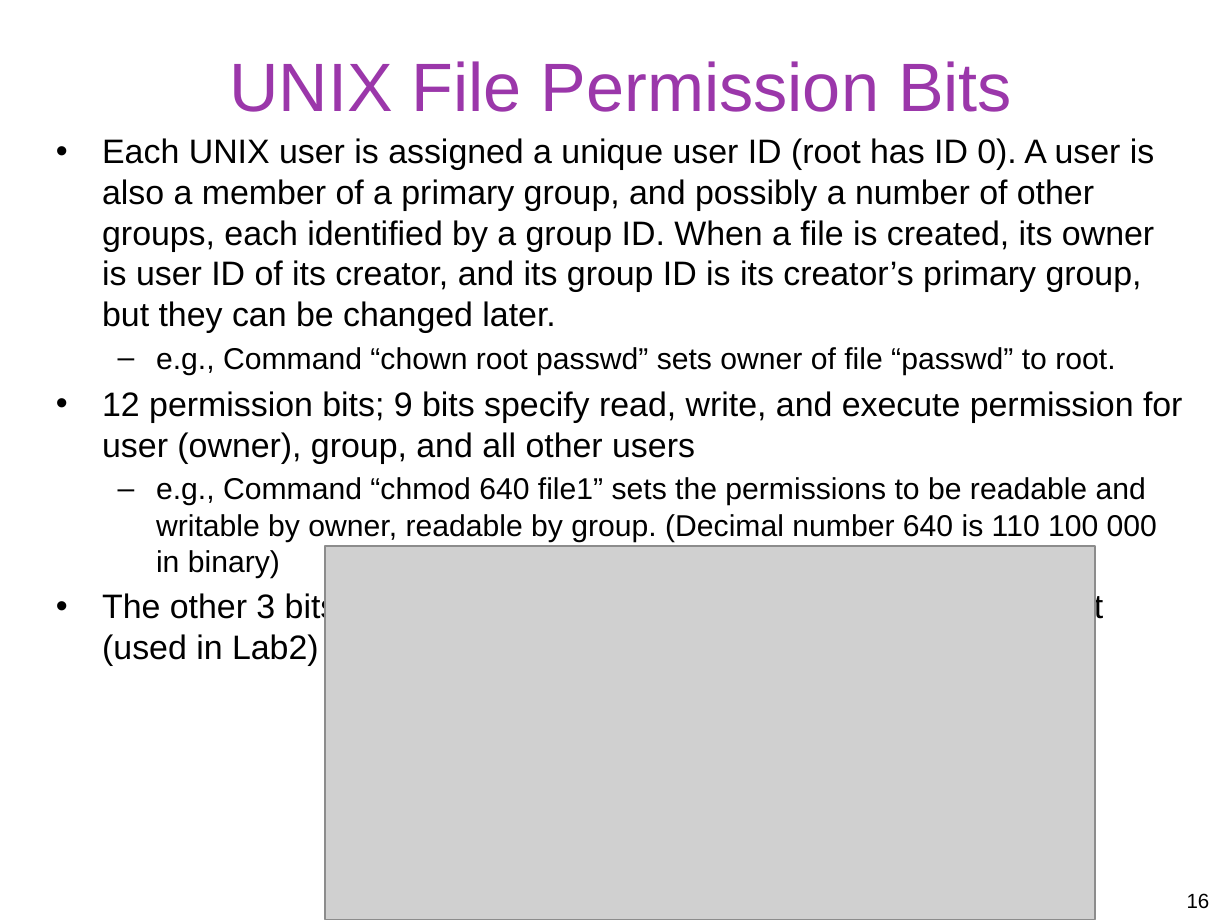
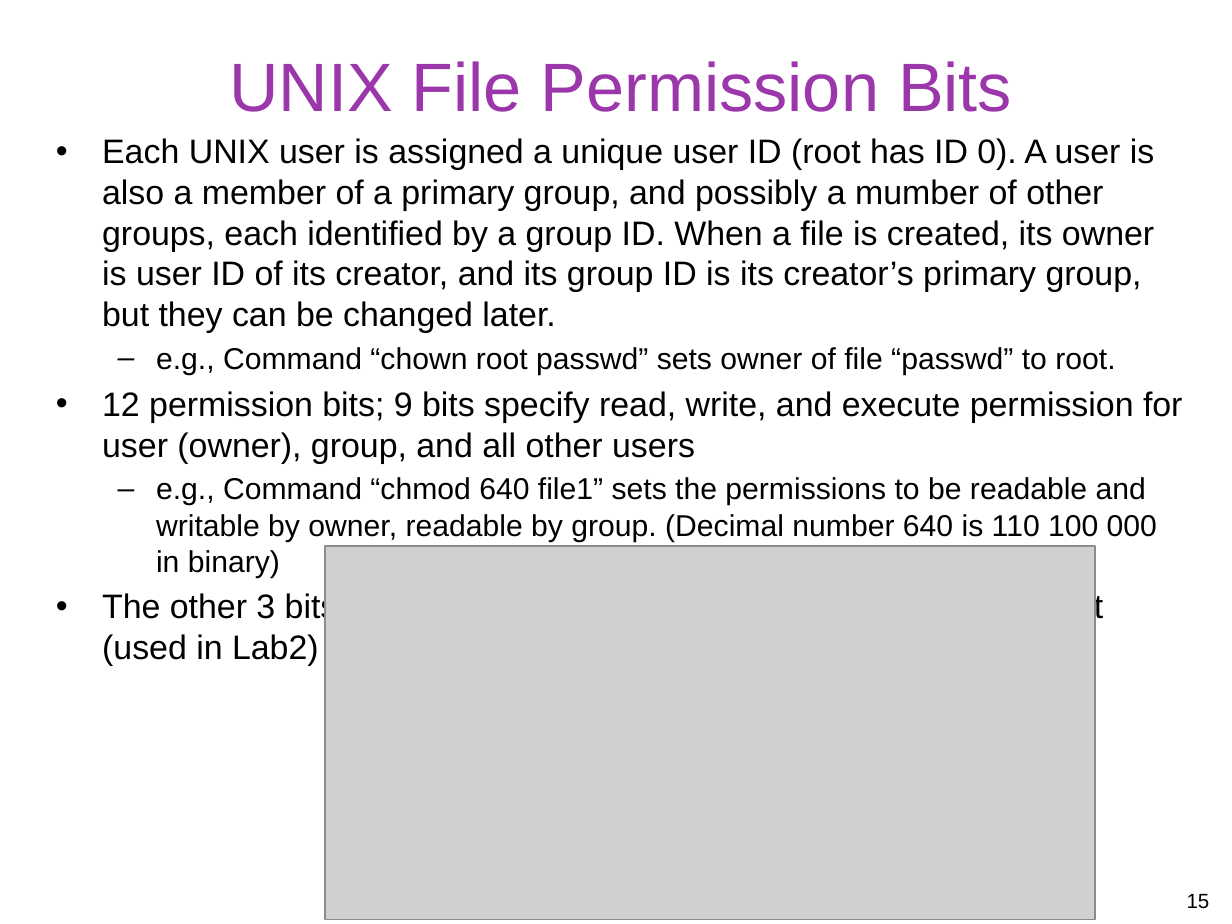
Before and after one commit to gulaoshi/gu.github.io, a slide deck: slide 15 of InfoSec/PPTs/L4-CH04-Access Control.pptx (slide 16 before the commit). Drawn at 1232x924 pixels with LibreOffice and Linux fonts; fonts in the diff are those of the drawing; grey boxes stand for pictures. Boxes give left, top, right and bottom in pixels: in the first picture for what was removed or moved away, otherwise in the second. Text is boxed around its words. In the diff, an @@ line names an element or a change of style, - is before the commit and + after.

```diff
--- a/InfoSec/PPTs/L4-CH04-Access Control.pptx
+++ b/InfoSec/PPTs/L4-CH04-Access Control.pptx
@@ text at (x1=102, y1=138, x2=1154, y2=333): text changed @@
-• Each UNIX user is assigned a unique user ID (root has ID 0). A user is also a member of a primary group, and possibly a number of other groups, each identified by a group ID. When a file is created, its owner is user ID of its creator, and its group ID is its creator’s primary group, but they can be changed later.
+• Each UNIX user is assigned a unique user ID (root has ID 0). A user is also a member of a primary group, and possibly a mumber of other groups, each identified by a group ID. When a file is created, its owner is user ID of its creator, and its group ID is its creator’s primary group, but they can be changed later.
@@ page number at (x1=1187, y1=894, x2=1210, y2=909): text changed @@
-16
+15
```
Also in this commit, not shown: 13 other slides changed, 1 slide removed, 2 other files.
